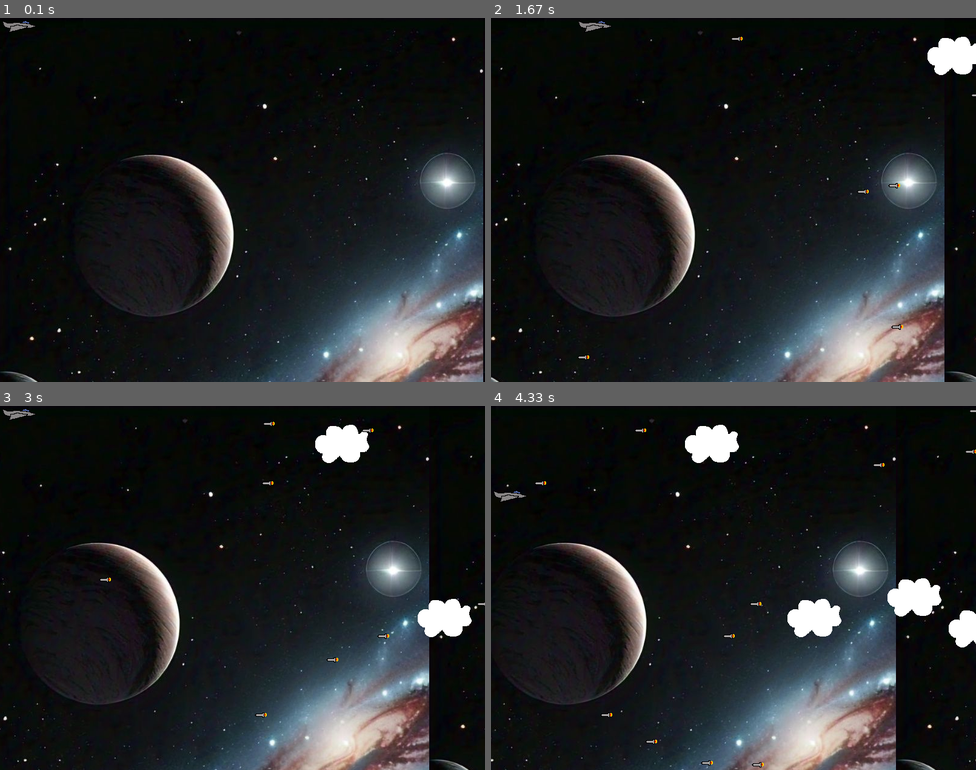
Above: before the commit, frames 1-4 (two rows, left to right).
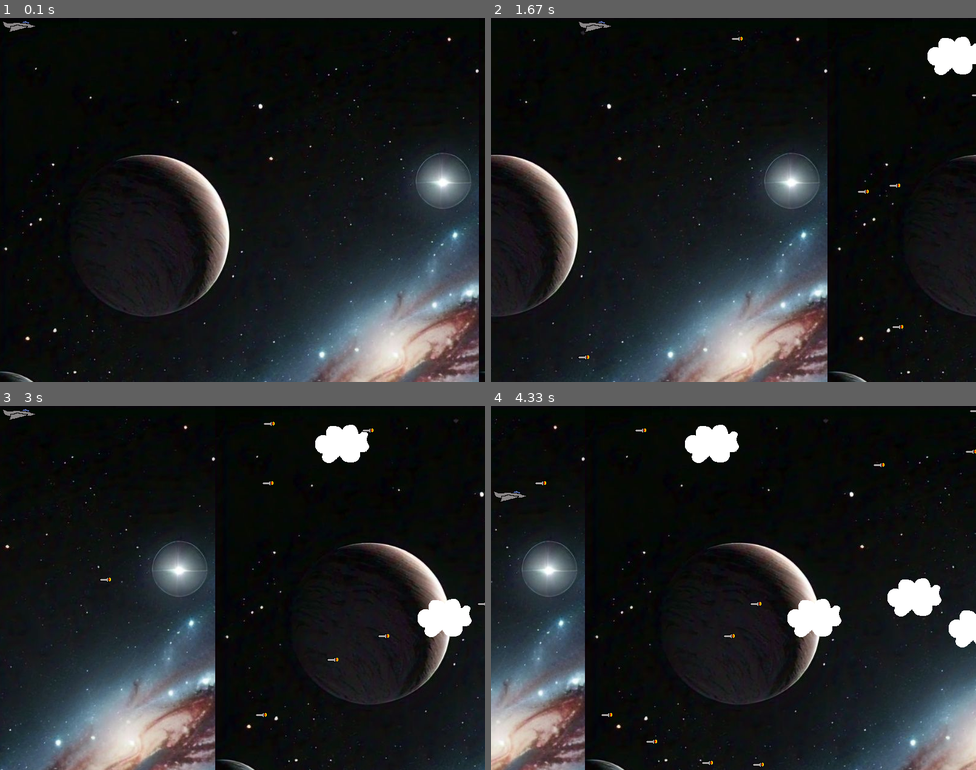
Above: after the commit, the same moments.

Repository: akshatjaiin/cs50p-final-project--pygame-
Game: pygame game, started from pygame/project.py
Two runs of this game, one before a commit and one after it. Both use one fixed random seed, a clock stepped at 60 frames per second and the inputs below.
Inputs:
- Up to frame 1 (0.1 s): no input
- Up to frame 2 (1.67 s): hold Right 0.33-0.8 s; hold Up 0.83-1.13 s; hold Right 1.17-1.63 s
- Up to frame 3 (3 s): hold Left 1.67-2.2 s; hold Left 2.57-2.97 s
- Up to frame 4 (4.33 s): hold Down 3.4-4.03 s; hold Down from 4.07 s (still down)

The runs differ from the first frame. In frame 1, 5.3% of the frame differs, in the area x 0-100%, y 3-100%; in frame 2, 37%; in frame 3, 39%; in frame 4, 39%.

Commit message:
bg motion fixed

Diff:
--- a/pygame/project.py
+++ b/pygame/project.py
@@ -2,16 +2,20 @@
 import random
 import pygame
 
-
 # Setup for sounds, defaults are good
 pygame.mixer.init()
 
 # Initialize pygame
 pygame.init()
 
-# Load all our sound files
-# Sound sources: Jon Fincher
+# Load all our sound files Sound sources: Jon Fincher
 def load_Sound():
+    # Load and play our background music
+    # Sound source: http://ccmixter.org/files/Apoxode/59262
+    # License: https://creativecommons.org/licenses/by/3.0/
+    pygame.mixer.music.load("melody/Apoxode_-_Electric_1.mp3")
+    pygame.mixer.music.play(loops=-1)
+
     move_up_sound = pygame.mixer.Sound("melody/Rising_putter.ogg")
     move_down_sound = pygame.mixer.Sound("melody/Falling_putter.ogg")
     collision_sound = pygame.mixer.Sound("melody/Collision.ogg")
@@ -22,12 +26,8 @@
         "move_down": move_down_sound,
         "collision": collision_sound
     }
-# Define constants for the screen width and height
-SCREEN_WIDTH = 800
-SCREEN_HEIGHT = 600
-# define
-screen = pygame.display.set_mode((SCREEN_WIDTH, SCREEN_HEIGHT))
-
+
+#load sprites
 def load_image():
     background = pygame.image.load("image/game_background.jfif")
     jet = pygame.image.load("image/jet.png").convert()
@@ -40,6 +40,36 @@
         "background":background
     }
 
+# game events
+def game_events(player, enemies, clouds, all_sprites, sprite, sounds):
+    running = True
+    for event in pygame.event.get():
+        if event.type == KEYDOWN:
+            if event.key == K_ESCAPE:
+                running = False
+
+        elif event.type == QUIT:
+            running = False
+
+        elif event.type == ADDENEMY:
+            new_enemy = Enemy()
+            enemies.add(new_enemy)
+            all_sprites.add(new_enemy)
+
+        elif event.type == ADDCLOUD:
+            new_cloud = Cloud()
+            clouds.add(new_cloud)
+            all_sprites.add(new_cloud)
+
+    return running
+
+
+# Define constants for the screen width and height
+SCREEN_WIDTH = 800
+SCREEN_HEIGHT = 600
+screen = pygame.display.set_mode((SCREEN_WIDTH, SCREEN_HEIGHT))
+
+# load sprites into a dictionary
 sprite = load_image()
 # Load sounds into a dictionary
 sounds = load_Sound()
@@ -61,7 +91,6 @@
     RLEACCEL,
 )
 
-# Creating object classes
 # Define the Player object extending pygame.sprite.Sprite
 class Player(pygame.sprite.Sprite):
     def __init__(self):
@@ -138,7 +167,6 @@
             self.kill()
 
 
-
 # Setup the clock for a decent framerate
 clock = pygame.time.Clock()
 
@@ -163,49 +191,14 @@
 all_sprites = pygame.sprite.Group()
 all_sprites.add(player)
 
-# Load and play our background music
-# Sound source: http://ccmixter.org/files/Apoxode/59262
-# License: https://creativecommons.org/licenses/by/3.0/
-pygame.mixer.music.load("melody/Apoxode_-_Electric_1.mp3")
-pygame.mixer.music.play(loops=-1)
-
-
-
 # Variable to keep our main loop running
 running = True
 x = 0
+bg_speed = 5
 # Our main loop
 while running:
-    # Look at every event in the queue
-    x-=1
-    for event in pygame.event.get():
-        # Did the user hit a key?
-        if event.type == KEYDOWN:
-            # Was it the Escape key? If so, stop the loop
-            if event.key == K_ESCAPE:
-                running = False
-            elif event.key == K_RIGHT:
-                x -= 1
-
-        # Did the user click the window close button? If so, stop the loop
-        elif event.type == QUIT:
-            running = False
-
-        # Should we add a new enemy?
-        elif event.type == ADDENEMY:
-            # Create the new enemy, and add it to our sprite groups
-            new_enemy = Enemy()
-            enemies.add(new_enemy)
-            all_sprites.add(new_enemy)
-
-        # Should we add a new cloud?
-        elif event.type == ADDCLOUD:
-
-            # Create the new cloud, and add it to our sprite groups
-            new_cloud = Cloud()
-            clouds.add(new_cloud)
-            all_sprites.add(new_cloud)
-
+    # Look at every event in the queue check if user presses quit or esc
+    running = game_events(player, enemies, clouds, all_sprites, sprite, sounds)
 
     # Get the set of keys pressed and check for user input
     pressed_keys = pygame.key.get_pressed()
@@ -215,16 +208,14 @@
     enemies.update()
     clouds.update()
 
-    # Fill the screen with sky blue
-    # screen.fill((135, 206, 250))
-
+    # Background movement
     screen.blit(sprite["background"], (x, 0))
-    screen.blit(sprite["background"], (SCREEN_WIDTH+x, 0))
-    if (x==-SCREEN_WIDTH):
+    screen.blit(sprite["background"], (SCREEN_WIDTH + x, 0))
+
+    # Move the background to the left
+    x -= bg_speed
+    if x <= -SCREEN_WIDTH:
         x = 0
-
-
-
 
     # Draw all our sprites
     for entity in all_sprites:
@@ -248,6 +239,7 @@
     # Ensure we maintain a 30 frames per second rate
     clock.tick(30)
 
+
 # At this point, we're done, so we can stop and quit the mixer
 pygame.mixer.music.stop()
 pygame.mixer.quit()
--- a/pygame/test_project.py
+++ b/pygame/test_project.py
@@ -1,28 +1,5 @@
+from project import load_Sound, load_image, game_events
 import pygame
-
-# Assume these functions are defined elsewhere and imported here
-def load_Sound():
-    move_up_sound = pygame.mixer.Sound("melody/Rising_putter.ogg")
-    move_down_sound = pygame.mixer.Sound("melody/Falling_putter.ogg")
-    collision_sound = pygame.mixer.Sound("melody/Collision.ogg")
-
-    return {
-        "move_up": move_up_sound,
-        "move_down": move_down_sound,
-        "collision": collision_sound
-    }
-
-def load_image():
-    background = pygame.image.load("image/game_background.jfif")
-    jet = pygame.image.load("image/jet.png").convert()
-    missile = pygame.image.load("image/missile.png").convert()
-    cloud = pygame.image.load("image/cloud.png").convert()
-    return {
-        "jet": jet,
-        "missile": missile,
-        "cloud": cloud,
-        "background": background
-    }
 
 def test_load_Sound():
     try:
@@ -56,12 +33,16 @@
     except Exception as e:
         print("load_image() raised an exception:", e)
 
+def test_game_events():
+    pass
+
 def main():
     pygame.mixer.init()
     pygame.display.init()
 
     test_load_Sound()
     test_load_image()
+    test_game_events()
 
     pygame.mixer.quit()
     pygame.display.quit()
